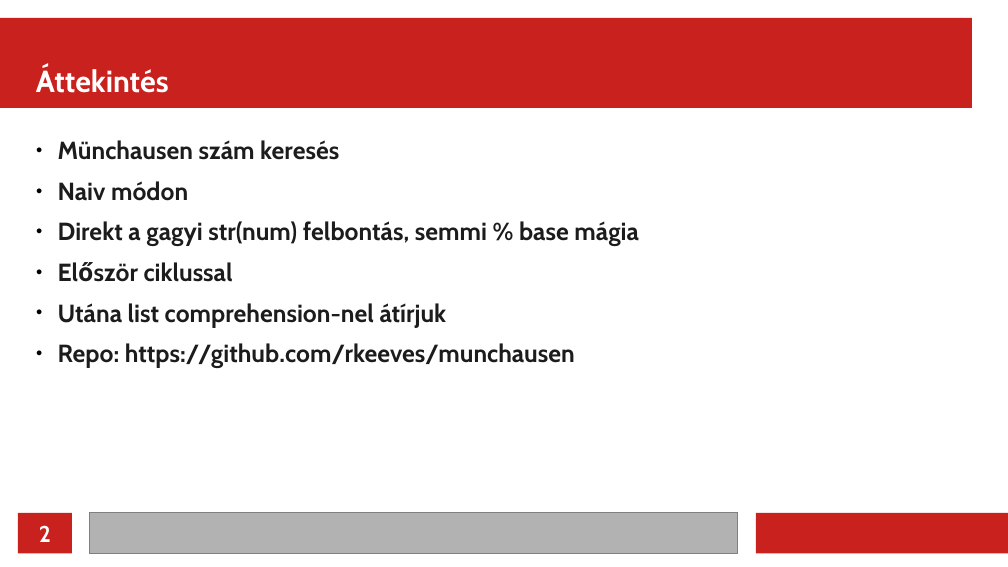
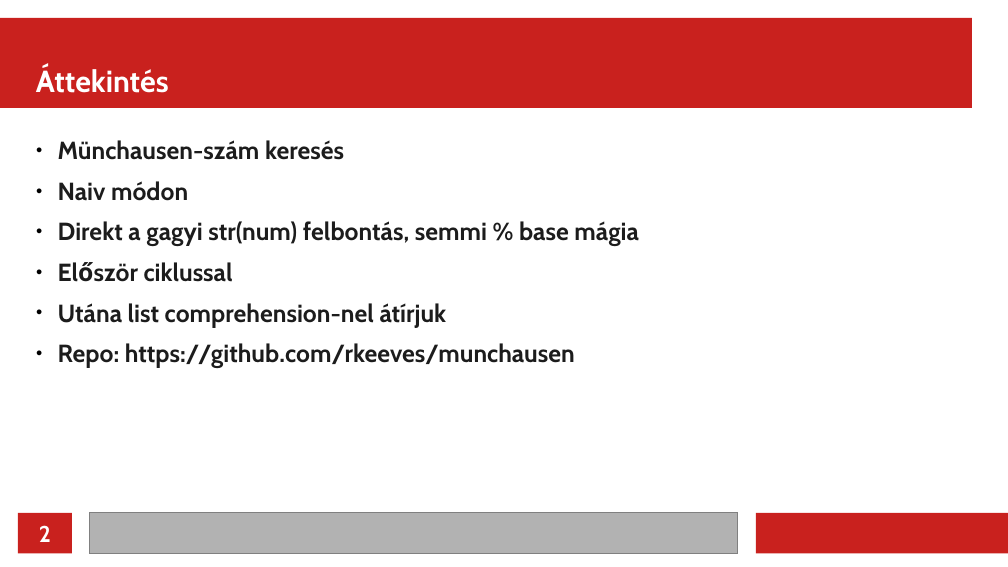
Before and after one commit to rkeeves/munchausen, a slide deck: slide 2 of presentation/munchausen_basic.odp. Drawn at 1008x567 pixels with LibreOffice and Linux fonts; fonts in the diff are those of the drawing. Boxes give left, top, right and bottom in pixels: in the first picture for what was removed or moved away, otherwise in the second. Text is boxed around its words. In the diff, an @@ line names an element or a change of style, - is before the commit and + after.

```diff
--- a/presentation/munchausen_basic.odp
+++ b/presentation/munchausen_basic.odp
@@ text at [58,140,344,160]: text changed @@
-● Münchausen szám keresés
+● Münchausen-szám keresés
```
Also in this commit, not shown: 90 other slides changed, 3 other files.
